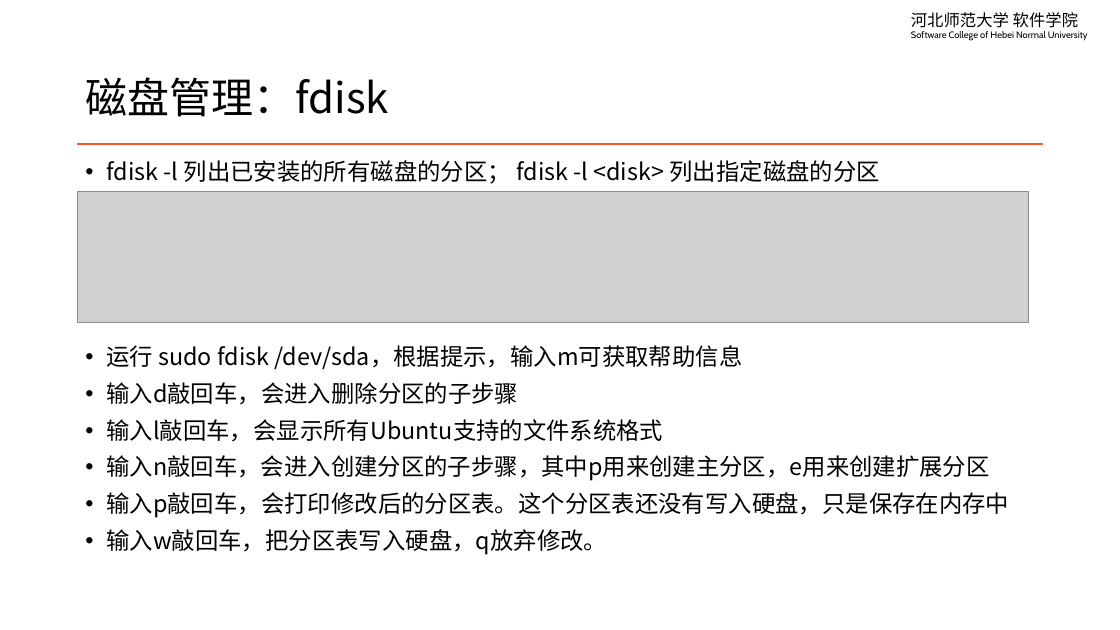
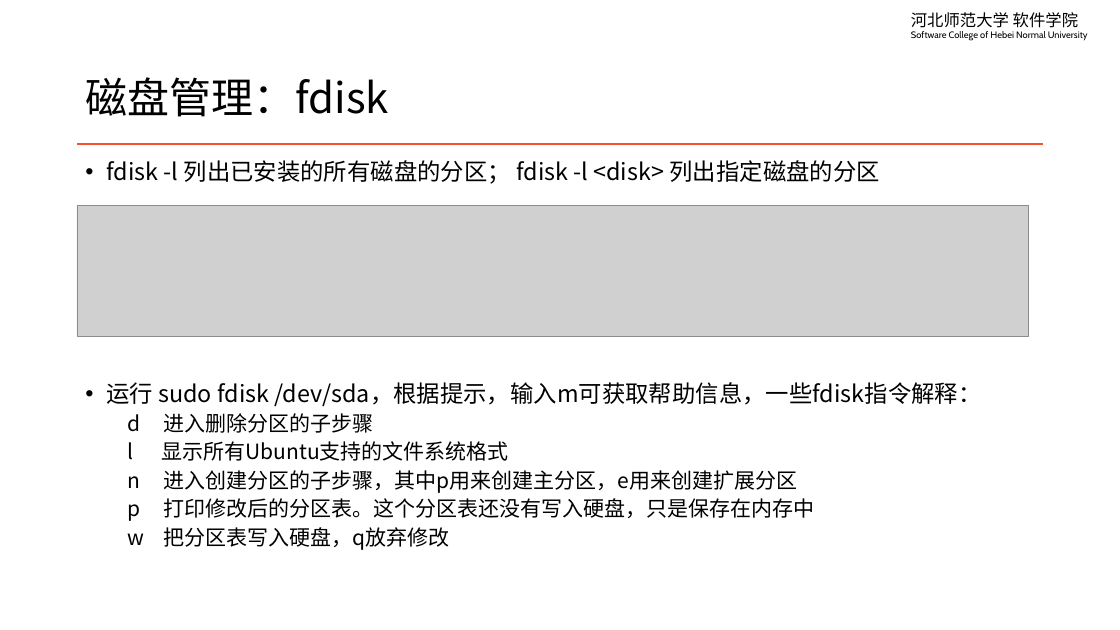
Before and after one commit to edu2act/course-linux-system, a slide deck: slide 11 of materials/slides/ch02-file-system-and-dir-architecture.pptx. Drawn at 1120x630 pixels with LibreOffice and Linux fonts; fonts in the diff are those of the drawing; grey boxes stand for pictures. Boxes give left, top, right and bottom in pixels: in the first picture for what was removed or moved away, otherwise in the second. Text is boxed around its words. In the diff, an @@ line names an element or a change of style, - is before the commit and + after.

```diff
--- a/materials/slides/ch02-file-system-and-dir-architecture.pptx
+++ b/materials/slides/ch02-file-system-and-dir-architecture.pptx
@@ picture: place and size @@
-picture at (77,192,1029,322)
+picture at (77,206,1029,336)
@@ text at (106,382,982,550): text changed; size 20 to 18 pt @@
-• 运行 sudo fdisk /dev/sda，根据提示，输入m可获取帮助信息
-• 输入d敲回车，会进入删除分区的子步骤
-• 输入l敲回车，会显示所有Ubuntu支持的文件系统格式
-• 输入n敲回车，会进入创建分区的子步骤，其中p用来创建主分区，e用来创建扩展分区
-• 输入p敲回车，会打印修改后的分区表。这个分区表还没有写入硬盘，只是保存在内存中
-• 输入w敲回车，把分区表写入硬盘，q放弃修改。
+• 运行 sudo fdisk /dev/sda，根据提示，输入m可获取帮助信息，一些fdisk指令解释：
+  d 进入删除分区的子步骤
+  l 显示所有Ubuntu支持的文件系统格式
+  n 进入创建分区的子步骤，其中p用来创建主分区，e用来创建扩展分区
+  p 打印修改后的分区表。这个分区表还没有写入硬盘，只是保存在内存中
+  w 把分区表写入硬盘，q放弃修改
```
Also in this commit, not shown: 5 other slides changed, 1 other file.
